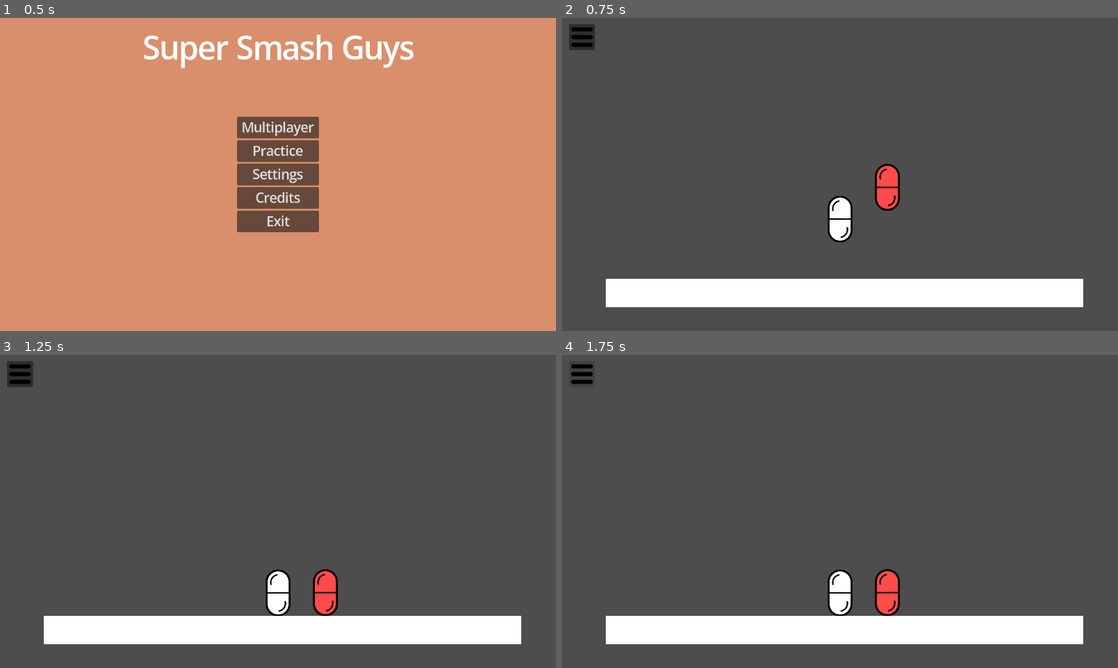
Above: before the commit, frames 1-4 (two rows, left to right).
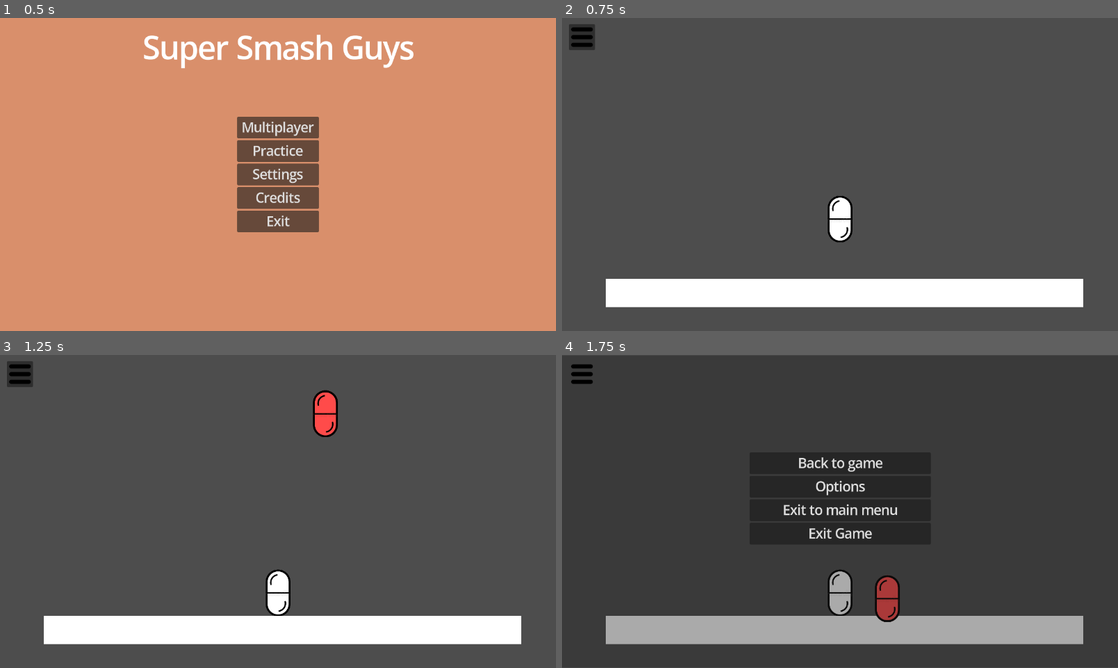
Above: after the commit, the same moments.

Repository: Rivmo/Super-Smash-Guys
Game: Godot game, scene res://scenes/main_menu_screen.tscn
Same seed, same stepped clock (60 frames per second), same inputs: the game is played once before the commit and once after it.
Inputs (mouse positions are in pixels of both pictures, inside the frame that each line leads up to):
- Up to frame 1 (0.5 s): no input
- Up to frame 2 (0.75 s): click "Practice" at 0.5 s
- Up to frame 3 (1.25 s): no input
- Up to frame 4 (1.75 s): click (584, 373) at 1.25 s

Frame 1 is identical in both runs. In frame 2, 0.6% of the frame differs, in the area x 56-61%, y 46-62%; in frame 3, 1.2%; in frame 4, 18%, in the area x 7-94%, y 31-93%.

Commit message:
exit menu
added exit menu to practice

Diff:
--- a/scenes/placeholder_arena.tscn
+++ b/scenes/placeholder_arena.tscn
@@ -4,6 +4,8 @@
 [ext_resource type="PackedScene" uid="uid://b0x3345qebl54" path="res://scenes/player_character.tscn" id="1_hunim"]
 [ext_resource type="PackedScene" uid="uid://cff2uoaxsga1o" path="res://scenes/Dummy.tscn" id="3_kadwe"]
 [ext_resource type="Texture2D" uid="uid://bvsp47waemsrw" path="res://images/svg_icon_3_bars.png" id="4_4khq4"]
+[ext_resource type="Script" uid="uid://d3qmgjgut56a" path="res://scripts/exit_menu.gd" id="4_tqfwa"]
+[ext_resource type="Script" uid="uid://dcjvoi2lcdapc" path="res://scripts/exit_menu_2.gd" id="5_dvwu8"]
 
 [sub_resource type="QuadMesh" id="QuadMesh_hunim"]
 
@@ -30,7 +32,7 @@
 debug_color = Color(0, 0.6, 0.69803923, 0.41568628)
 
 [node name="Dummy" parent="." unique_id=1693198927 instance=ExtResource("3_kadwe")]
-position = Vector2(749, 377)
+position = Vector2(749, -73)
 
 [node name="Control" type="Control" parent="." unique_id=391749387]
 layout_mode = 3
@@ -38,6 +40,49 @@
 offset_top = 1.0
 offset_right = 1280.0
 offset_bottom = 720.0
+script = ExtResource("4_tqfwa")
+
+[node name="ColorRect" type="ColorRect" parent="Control" unique_id=319467344]
+visible = false
+layout_mode = 0
+offset_right = 1280.0
+offset_bottom = 718.0
+color = Color(0.105882354, 0.105882354, 0.105882354, 0.37254903)
+script = ExtResource("5_dvwu8")
+
+[node name="VBoxContainer" type="VBoxContainer" parent="Control/ColorRect" unique_id=1165155593]
+layout_mode = 1
+anchors_preset = 8
+anchor_left = 0.5
+anchor_top = 0.5
+anchor_right = 0.5
+anchor_bottom = 0.5
+offset_left = -208.5
+offset_top = -136.0
+offset_right = 208.5
+offset_bottom = 107.0
+grow_horizontal = 2
+grow_vertical = 2
+
+[node name="Back to game" type="Button" parent="Control/ColorRect/VBoxContainer" unique_id=861050198]
+layout_mode = 2
+theme_override_font_sizes/font_size = 30
+text = "Back to game"
+
+[node name="Options" type="Button" parent="Control/ColorRect/VBoxContainer" unique_id=1338357739]
+layout_mode = 2
+theme_override_font_sizes/font_size = 30
+text = "Options"
+
+[node name="Exit to main menu" type="Button" parent="Control/ColorRect/VBoxContainer" unique_id=39776803]
+layout_mode = 2
+theme_override_font_sizes/font_size = 30
+text = "Exit to main menu"
+
+[node name="Exit Game" type="Button" parent="Control/ColorRect/VBoxContainer" unique_id=713976548]
+layout_mode = 2
+theme_override_font_sizes/font_size = 30
+text = "Exit Game"
 
 [node name="Button" type="Button" parent="Control" unique_id=87249368]
 layout_mode = 1
@@ -54,3 +99,6 @@
 icon_alignment = 1
 
 [connection signal="Attack" from="Player" to="." method="_on_character_attack"]
+[connection signal="pressed" from="Control/ColorRect/VBoxContainer/Back to game" to="Control/ColorRect" method="_on_back_to_game_pressed"]
+[connection signal="pressed" from="Control/ColorRect/VBoxContainer/Exit to main menu" to="Control" method="_on_exit_to_main_menu_pressed"]
+[connection signal="pressed" from="Control/Button" to="Control/ColorRect" method="_on_button_pressed"]
--- /dev/null
+++ b/scripts/exit_menu.gd
@@ -0,0 +1,4 @@
+extends Control
+
+func _on_exit_to_main_menu_pressed() -> void:
+	get_tree().change_scene_to_file("res://scenes/main_menu_screen.tscn")
--- /dev/null
+++ b/scripts/exit_menu_2.gd
@@ -0,0 +1,10 @@
+extends ColorRect
+
+func _ready() -> void:
+	visible = false
+
+func _on_back_to_game_pressed() -> void:
+	visible = false
+
+func _on_button_pressed() -> void:
+	visible = true
--- a/scripts/placeholder_arena.gd
+++ b/scripts/placeholder_arena.gd
@@ -9,4 +9,5 @@
 func _on_character_attack(dir: int) -> void:
 	var attack = attack_scene.instantiate()
 	attack.dir = dir
+
 	$Player.add_child(attack)
Not shown, added: scripts/exit_menu.gd.uid
Not shown, added: scripts/exit_menu_2.gd.uid
